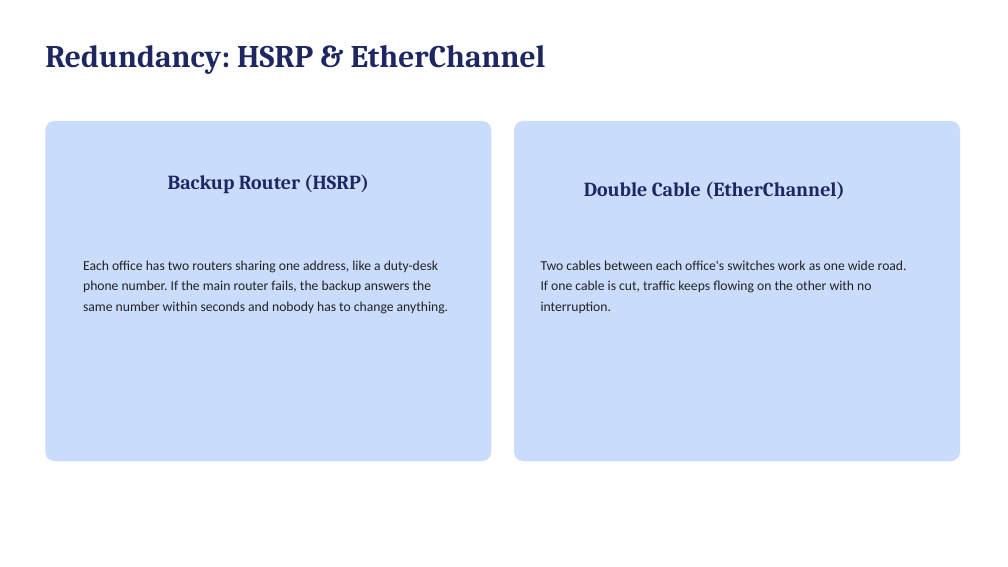
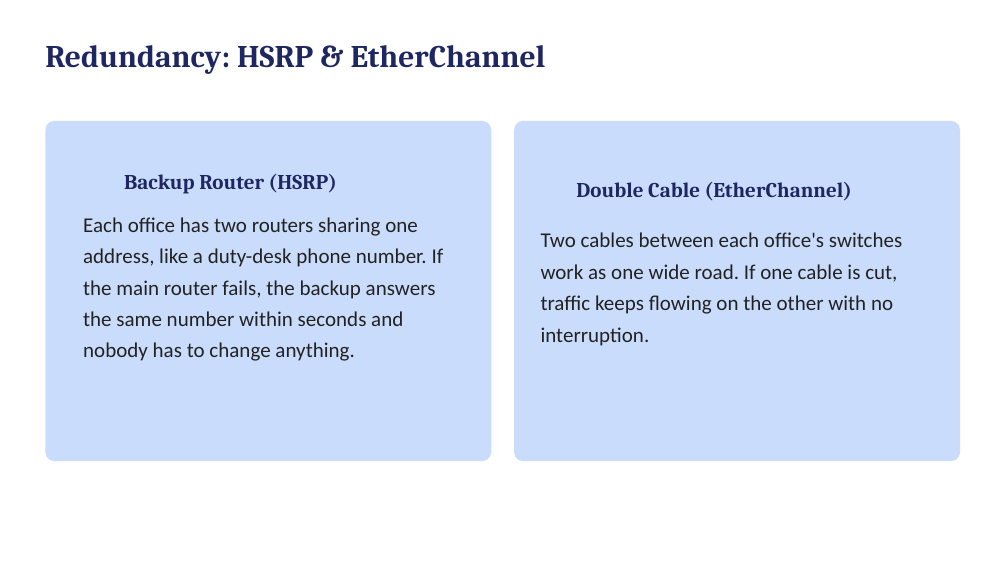
Before and after one commit to jeropannette/KIBET_ANNETTE_CCNA3PROJECT, a slide deck: slide 9 of KIBET_ANNETTE_CCNA3Project.pptx (slide 10 before the commit). Drawn at 1008x567 pixels with LibreOffice and Linux fonts; fonts in the diff are those of the drawing. Boxes give left, top, right and bottom in pixels: in the first picture for what was removed or moved away, otherwise in the second. Text is boxed around its words. In the diff, an @@ line names an element or a change of style, - is before the commit and + after.

```diff
--- a/KIBET_ANNETTE_CCNA3Project.pptx
+++ b/KIBET_ANNETTE_CCNA3Project.pptx
@@ text "Backup Router (HSRP)" at <box>124,174,337,194</box>: size 19 to 20 pt @@
@@ text "Backup Router (HSRP)": place and size @@
-text "Backup Router (HSRP)" at <box>168,174,369,193</box>
+text "Backup Router (HSRP)" at <box>124,174,337,194</box>
@@ text "Double Cable (EtherChannel)" at <box>576,182,852,201</box>: size 19 to 20 pt @@
@@ text "Each office has two routers ..." at <box>83,217,444,361</box>: size 13 to 20 pt @@
@@ text "Two cables between each office's ..." at <box>541,232,902,346</box>: size 13 to 20 pt @@
```
Also in this commit, not shown: 11 other slides changed.
